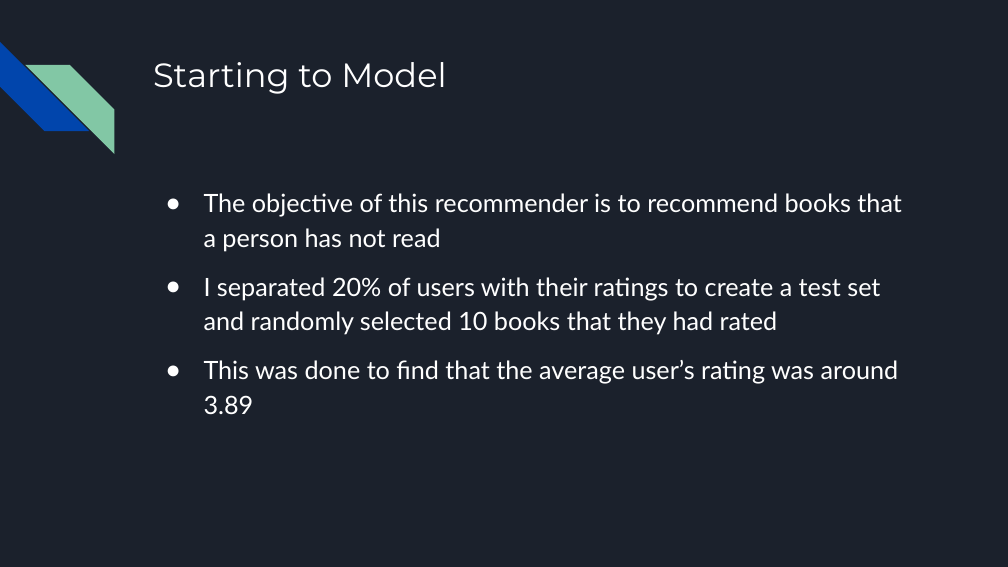
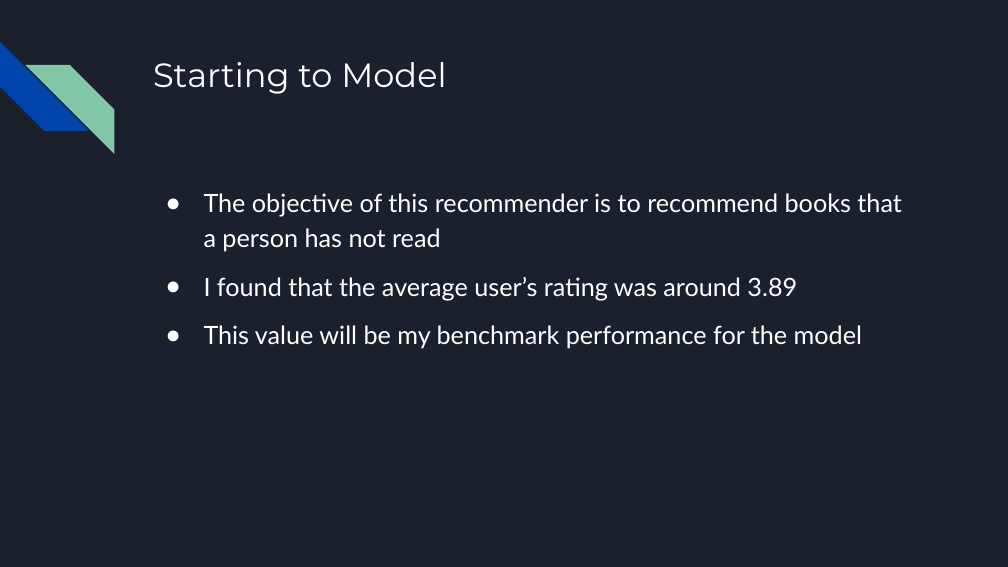
Before and after one commit to dsouzaj98/Book_Recommender, a slide deck: slide 3 of Book Recommender.pptx. Drawn at 1008x567 pixels with LibreOffice and Linux fonts; fonts in the diff are those of the drawing. Boxes give left, top, right and bottom in pixels: in the first picture for what was removed or moved away, otherwise in the second. Text is boxed around its words. In the diff, an @@ line names an element or a change of style, - is before the commit and + after.

```diff
--- a/Book Recommender.pptx
+++ b/Book Recommender.pptx
@@ text at (204, 277, 862, 349): text changed @@
-● I separated 20% of users with their ratings to create a test set and randomly selected 10 books that they had rated
-● This was done to find that the average user’s rating was around 3.89
+● I found that the average user’s rating was around 3.89
+● This value will be my benchmark performance for the model
```
Also in this commit, not shown: 2 other slides changed, 16 other files.
